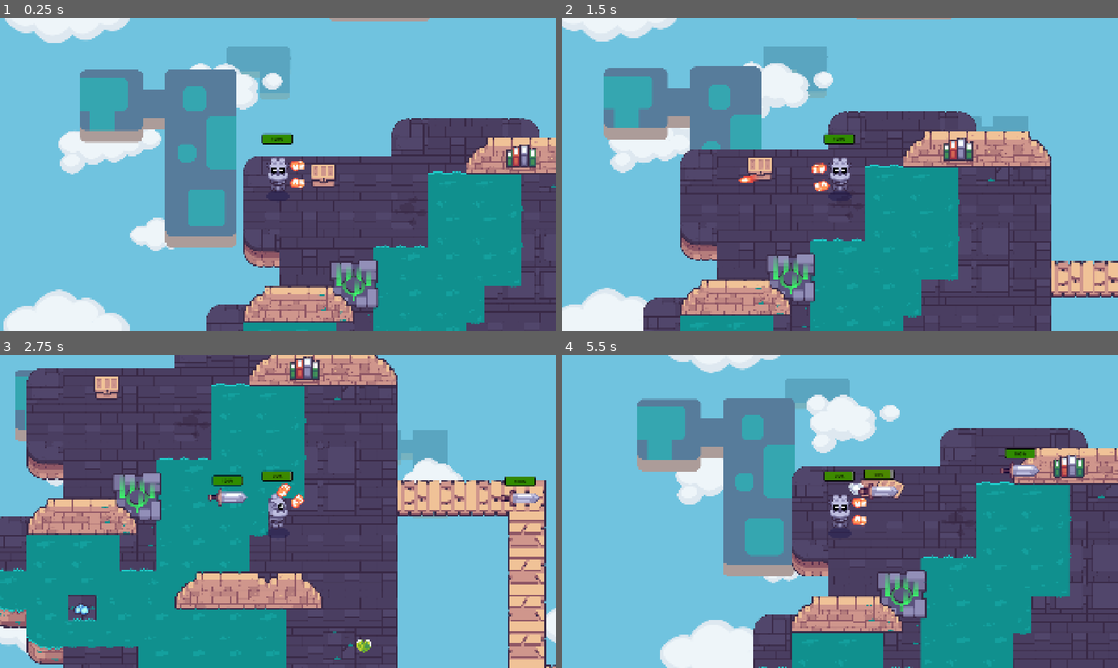
Above: before the commit, frames 1-4 (two rows, left to right).
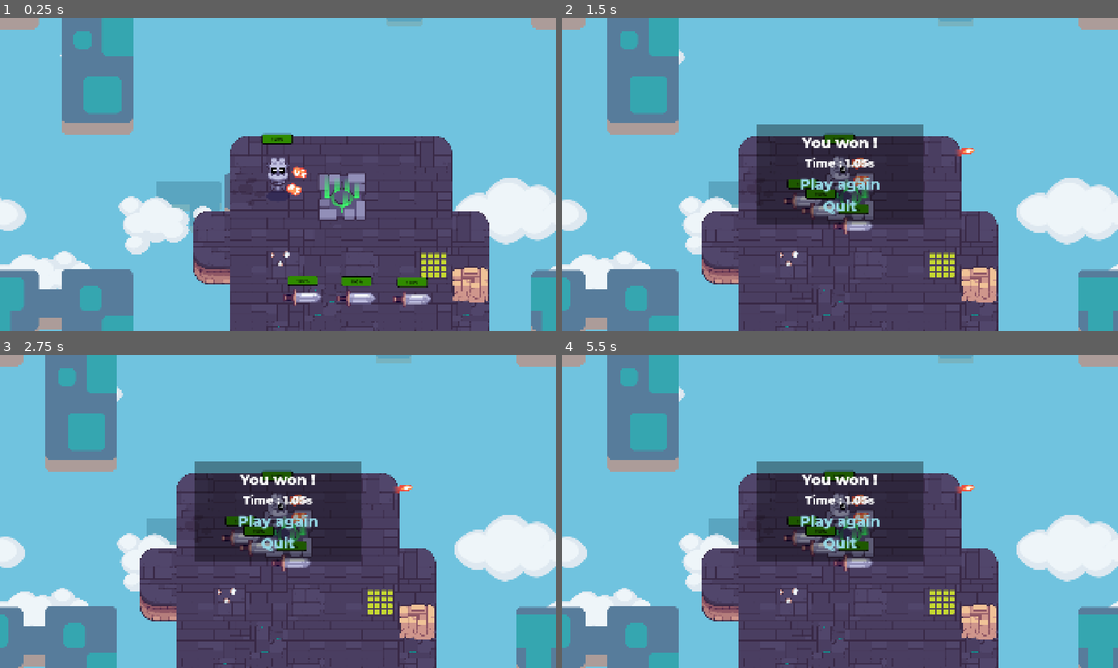
Above: after the commit, the same moments.

Repository: iFryTheReal/GDQuestTweenStick
Game: Godot game, scene res://levels/level_1.tscn
Same seed, same stepped clock (60 frames per second), same inputs: the game is played once before the commit and once after it. The project has no main scene, so this scene is started directly. Sound files missing from this copy of the repository are replaced by a short silence.
Inputs (mouse positions are in pixels of both pictures, inside the frame that each line leads up to):
- Up to frame 1 (0.25 s): no input
- Up to frame 2 (1.5 s): tap Enter at 0.5 s; move the mouse to (962, 158) at 0.52 s; hold D (move_right) 0.53-1.28 s; hold E (interact) 0.53-1.28 s; click (962, 158) at 0.67 s; move the mouse to (728, 190) at 1.27 s; hold S (move_down) from 1.28 s (still down); tap Space (shoot) at 1.35 s
- Up to frame 3 (2.75 s): move the mouse to (333, 442) at 2.02 s; release S (move_down) at 2.03 s; hold D (move_right) from 2.03 s (still down); tap Z at 2.1 s
- Up to frame 4 (5.5 s): move the mouse to (812, 574) at 2.77 s; release D (move_right) at 2.78 s; hold W (move_up) 2.78-3.53 s; tap E (interact) at 2.85 s; click (812, 574) at 2.92 s; move the mouse to (1006, 558) at 3.52 s; hold Space (shoot) 3.53-4.28 s; hold A (move_left) 3.53-5.03 s; move the mouse to (673, 464) at 4.27 s; tap Z at 4.35 s; move the mouse to (867, 511) at 5.02 s; hold S (move_down) from 5.03 s (still down); hold E (interact) from 5.03 s (still down); click (867, 511) at 5.17 s

The runs differ from the first frame. In frame 1, 51% of the frame differs, in the area x 0-100%, y 0-100%; in frame 2, 57%; in frame 3, 74%; in frame 4, 65%.

Commit message:
Fix end menu position
Had to use a canva_layer as parent node

Diff:
--- a/levels/level_1.gd
+++ b/levels/level_1.gd
@@ -1,7 +1,7 @@
 extends Node2D
 
-@onready var end_menu: CenterContainer = $EndMenu
-@onready var _teleporter: Area2D = $Teleporter
+@onready var _teleporter: Area2D = $RoomC/Teleporter
+@onready var _end_menu: CenterContainer = $CanvasLayer/EndMenu
 
 func _ready() -> void:
-	_teleporter.player_entered.connect(end_menu.make_visible)
+	_teleporter.player_entered.connect(_end_menu.make_visible)
--- a/levels/level_1.tscn
+++ b/levels/level_1.tscn
@@ -29,7 +29,7 @@
 [node name="BackgroundBlueSky" parent="." instance=ExtResource("1_n46q3")]
 
 [node name="Player" parent="." instance=ExtResource("2_l53as")]
-position = Vector2(248, 320)
+position = Vector2(1446, -1981)
 collision_mask = 71
 
 [node name="RoomA" parent="." instance=ExtResource("2_btoec")]
@@ -46,10 +46,6 @@
 
 [node name="Mob7" parent="RoomA" instance=ExtResource("4_3sk1a")]
 position = Vector2(3712, 745)
-
-[node name="Chest" parent="RoomA" instance=ExtResource("6_betor")]
-position = Vector2(405, 192)
-possible_items = Array[ExtResource("7_vjtdm")]([ExtResource("8_bgw3c"), ExtResource("9_lrvbd")])
 
 [node name="RoomB" parent="." instance=ExtResource("3_gwceb")]
 position = Vector2(2688, 768)
@@ -69,6 +65,9 @@
 
 [node name="Mob7" parent="RoomC" instance=ExtResource("4_3sk1a")]
 position = Vector2(901, 576)
+
+[node name="Teleporter" parent="RoomC" instance=ExtResource("21_w75he")]
+position = Vector2(563, 64)
 
 [node name="RoomD" parent="." instance=ExtResource("5_3sk1a")]
 position = Vector2(-512, 2372)
@@ -110,9 +109,8 @@
 position = Vector2(188, 2451)
 texture = ExtResource("18_w75he")
 
-[node name="EndMenu" parent="." instance=ExtResource("19_7nvrk")]
+[node name="CanvasLayer" type="CanvasLayer" parent="."]
+
+[node name="EndMenu" parent="CanvasLayer" instance=ExtResource("19_7nvrk")]
 visible = false
 top_level = true
-
-[node name="Teleporter" parent="." instance=ExtResource("21_w75he")]
-position = Vector2(430, 557)
